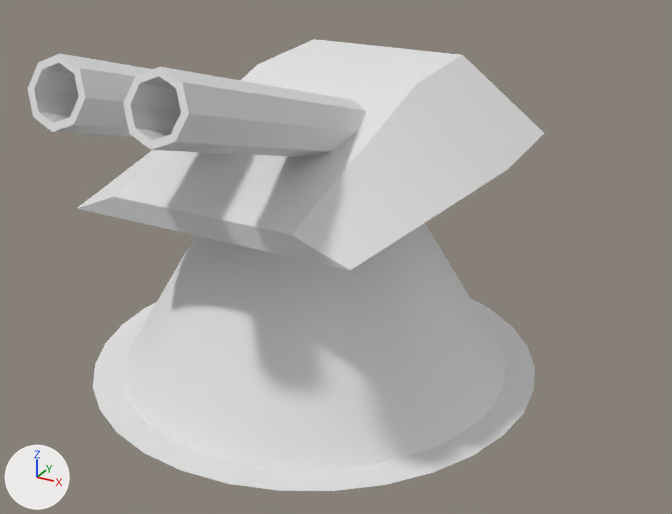
Renders of the OBJ model src/main/resources/assets/scifigun.obj from each side of a commit.
Camera for both pictures: a 50 mm lens placed at (0.88, -1.507, 0.993), pointed at (0.095, -0.08, 0.28). Every picture has the same lights, and +X, +Y and +Z are marked at lower left. Where no turn or scale is listed for an object, it has been applied to the vertices. Vertices at the same position are counted once.

Objects in the first picture: 'scifigun'.
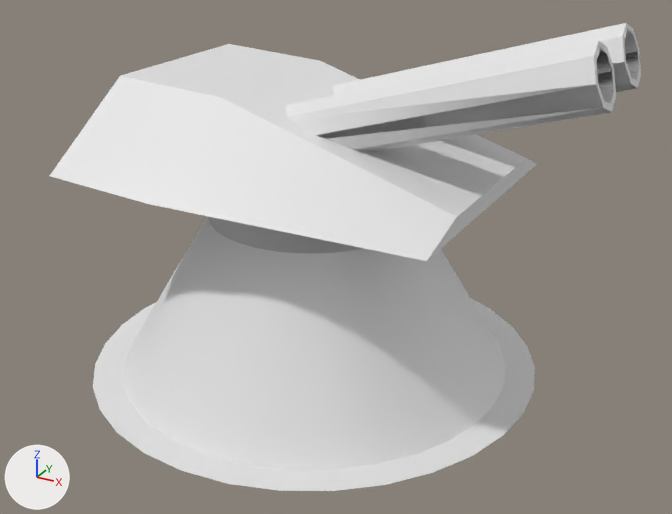
The change, as a list of edits to the scene's bpy script:
```text
Change me_scifigun:
    used by ob_scifigun; location = (0.0, 0.0, 0.0)
    remove me_scifigun.from_pydata(...)  # 194 vertices, 288 faces; spans x -0.463..0.463, y -0.579..0.463, z 0.0..0.73
    add me_scifigun.from_pydata(...)  # 194 vertices, 288 faces; spans x -0.463..0.579, y -0.463..0.463, z 0.0..0.73
    me_scifigun part 1: the loose piece of 34 vertices spanning x -0.356..0.356, y -0.372..0.342, z 0.338..0.602 is turned 90 degrees about the z axis through the mesh origin
    me_scifigun part 2: a new loose piece of 32 vertices spanning x -0.068..0.579, y 0.033..0.143, z 0.439..0.73
    me_scifigun part 3: a new loose piece of 32 vertices spanning x -0.068..0.579, y -0.143..-0.033, z 0.439..0.73
    me_scifigun part 4: the loose piece of 32 vertices spanning x 0.033..0.143, y -0.579..0.068, z 0.439..0.73 is deleted
    me_scifigun part 5
    32 vertices are removed from x -0.143..-0.033, y -0.579..0.068, z 0.439..0.73
    116 faces are deleted
    68 new faces join them
```

What differs and where, as boxes (x1, y1, x2, y2) in the pictures (672 x 514 px; the box of a moved part takes in the faces that stretch with it):
'scifigun', reshaped (14% wider)
    before: (27, 39, 544, 491)
    after: (50, 23, 641, 491)
part 1 of me_scifigun, moved or reshaped
    before: (76, 39, 544, 270)
    after: (50, 44, 537, 261)
part 2 of me_scifigun, added
    after: (333, 23, 641, 95)
part 3 of me_scifigun, added
    after: (286, 41, 616, 151)
part 4 of me_scifigun, deleted
    before: (123, 67, 366, 157)
part 5 of me_scifigun, cut back
    before: (27, 54, 535, 485)
    after: (95, 218, 535, 485)
